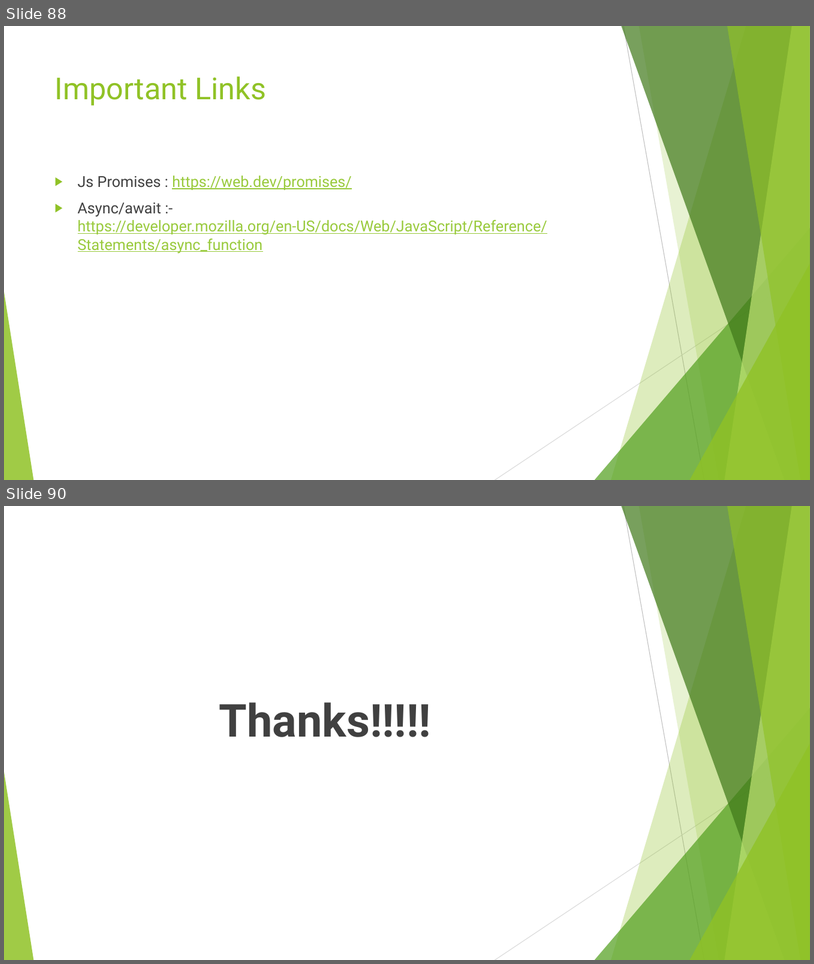
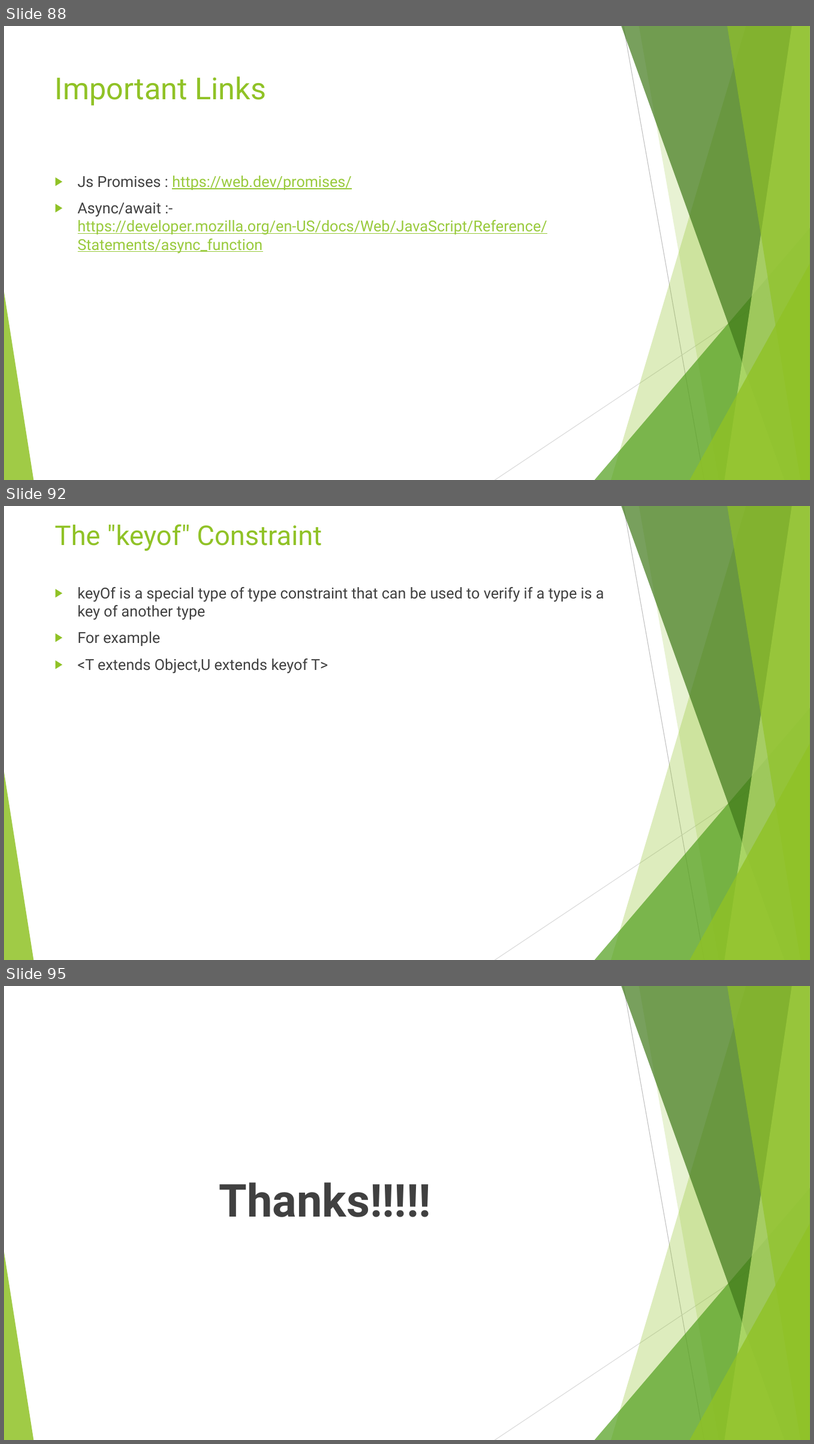
Before and after one commit to rudhrainfogain/TypeScript, a slide deck: PPT/TypeScriptv7.pptx. Shown one above the other, each under a label of ours: slides 88 and 90 before the commit, slides 88, 92 and 95 after it; the slides between them are not shown. The pictures are 814x964 and 814x1444 pixels, drawn with LibreOffice and Linux fonts; fonts in the diff are those of the drawing. Boxes give left, top, right and bottom in pixels: in the first picture for what was removed or moved away, otherwise in the second. Text is boxed around its words. In the diff, an @@ line names an element or a change of style, - is before the commit and + after.

```diff
--- a/PPT/TypeScriptv7.pptx
+++ b/PPT/TypeScriptv7.pptx
@@ slide 92 added at bbox=[4, 506, 810, 960], background #FFFFFF; not listed: 10 template elements that a slide beside it also shows @@
@@ title added at bbox=[55, 524, 323, 551], 32.4 pt, text #90C226 @@
+The "keyof" Constraint
@@ text added at bbox=[78, 587, 605, 673], 18 pt, text #404040 @@
+▶ keyOf is a special type of type constraint that can be used to verify if a type is a key of another type
+▶ For example
+▶ <T extends Object,U extends keyof T>
@@ what was slide 90 is now slide 95 @@
```
Also in this commit, not shown: 1 slide changed, 4 other slides added, 2 other files.
